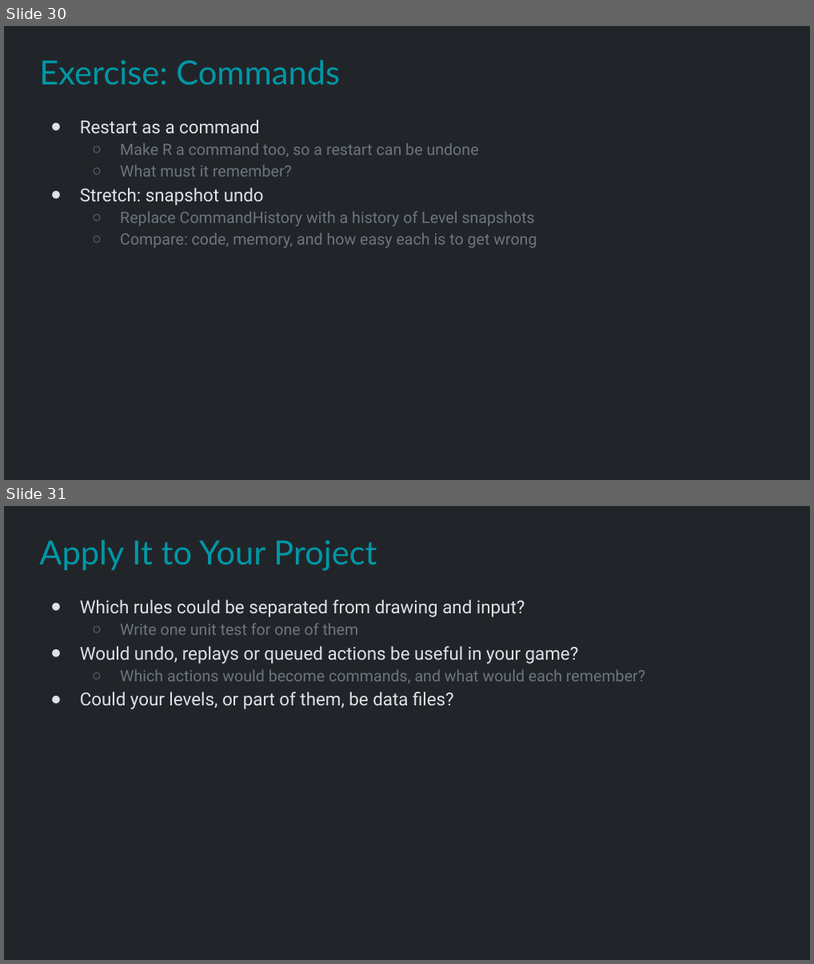
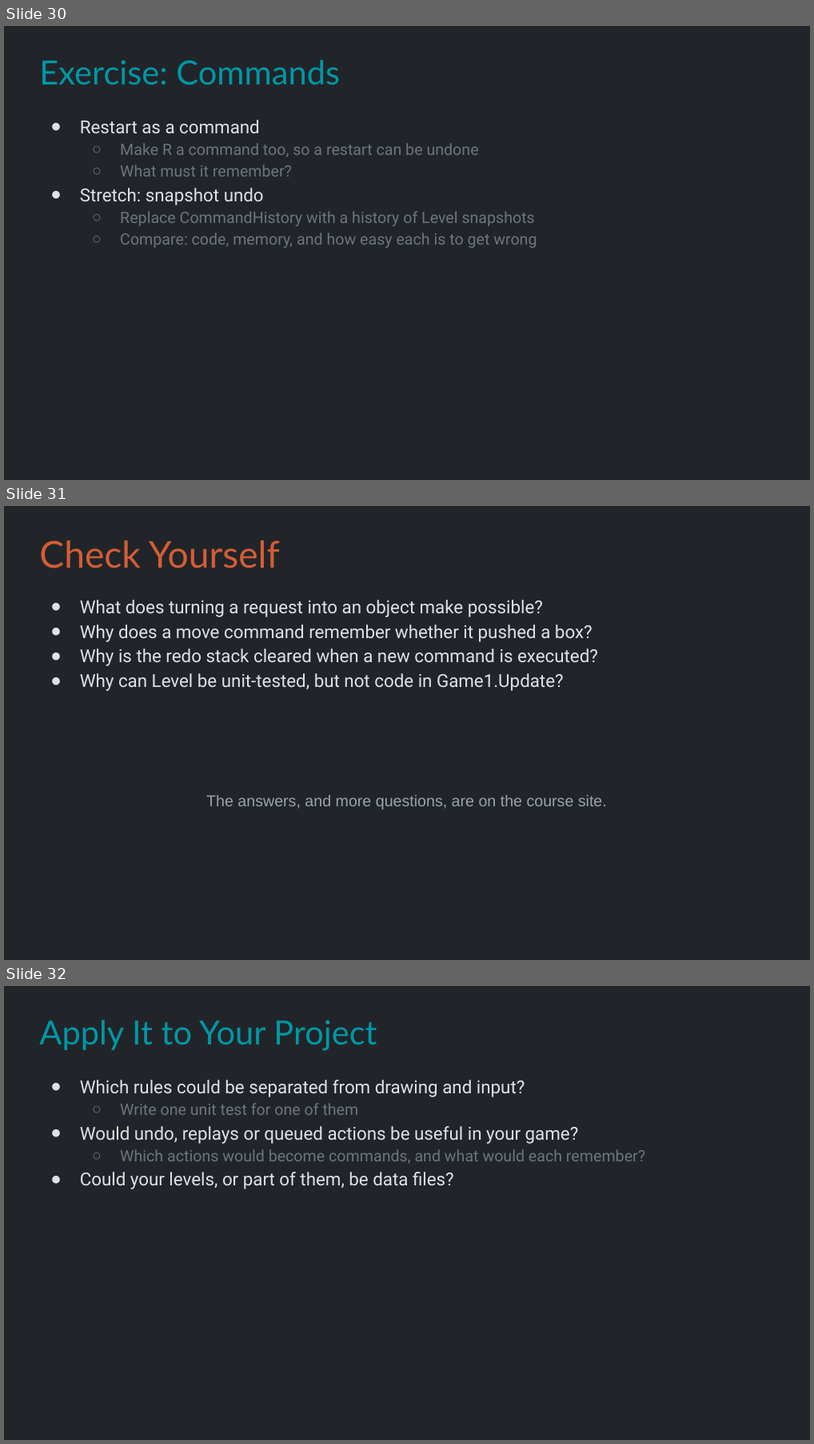
Before and after one commit to Metamate/gar, a slide deck: slides/04 Sokoban.pptx. Shown one above the other, each under a label of ours: slides 30 and 31 before the commit, slides 30, 31 and 32 after it. The pictures are 814x964 and 814x1444 pixels, drawn with LibreOffice and Linux fonts; fonts in the diff are those of the drawing. Boxes give left, top, right and bottom in pixels: in the first picture for what was removed or moved away, otherwise in the second. Text is boxed around its words. In the diff, an @@ line names an element or a change of style, - is before the commit and + after.

```diff
--- a/slides/04 Sokoban.pptx
+++ b/slides/04 Sokoban.pptx
@@ slide 31 added at (x1=4, y1=506, x2=810, y2=960), background #212529 @@
@@ title added at (x1=39, y1=540, x2=280, y2=568), 33 pt, text #D45D35 @@
+Check Yourself
@@ text added at (x1=80, y1=600, x2=598, y2=691), 16 pt, text #DEE2E6 @@
+● What does turning a request into an object make possible?
+● Why does a move command remember whether it pushed a box?
+● Why is the redo stack cleared when a new command is executed?
+● Why can Level be unit-tested, but not code in Game1.Update?
@@ text added at (x1=206, y1=795, x2=607, y2=809), 14 pt, text #9AA3AB @@
+The answers, and more questions, are on the course site.
@@ what was slide 31 is now slide 32 @@
```
Also in this commit, not shown: 4 slides changed.
